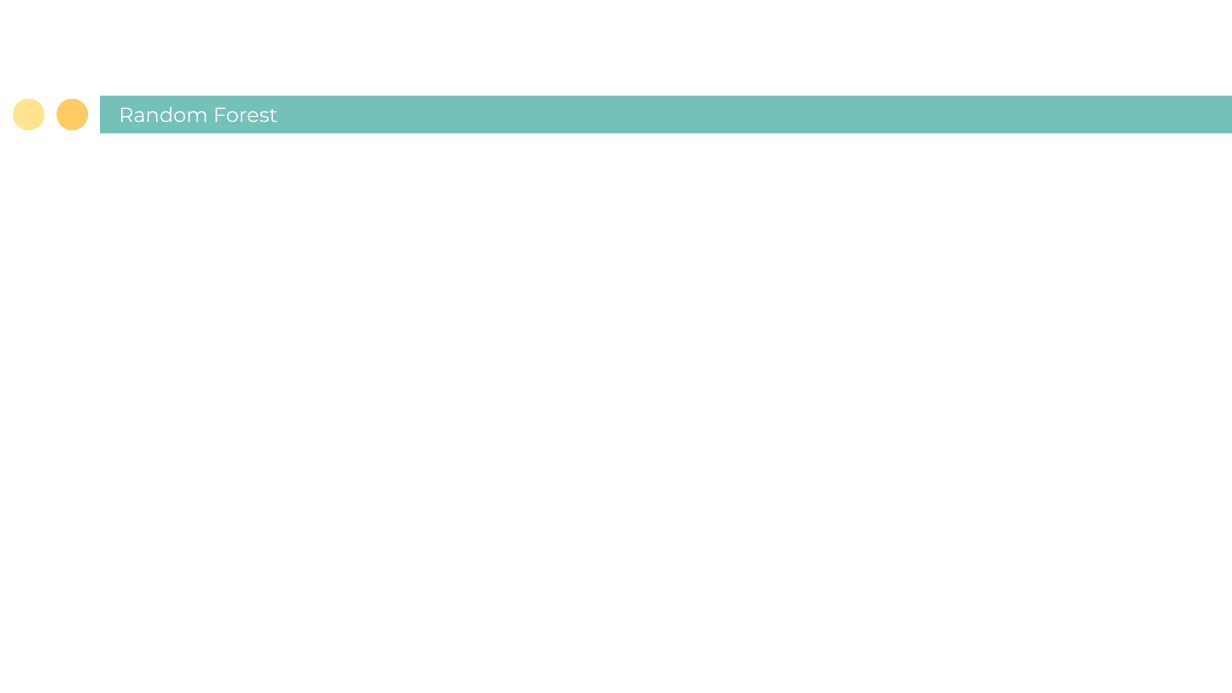
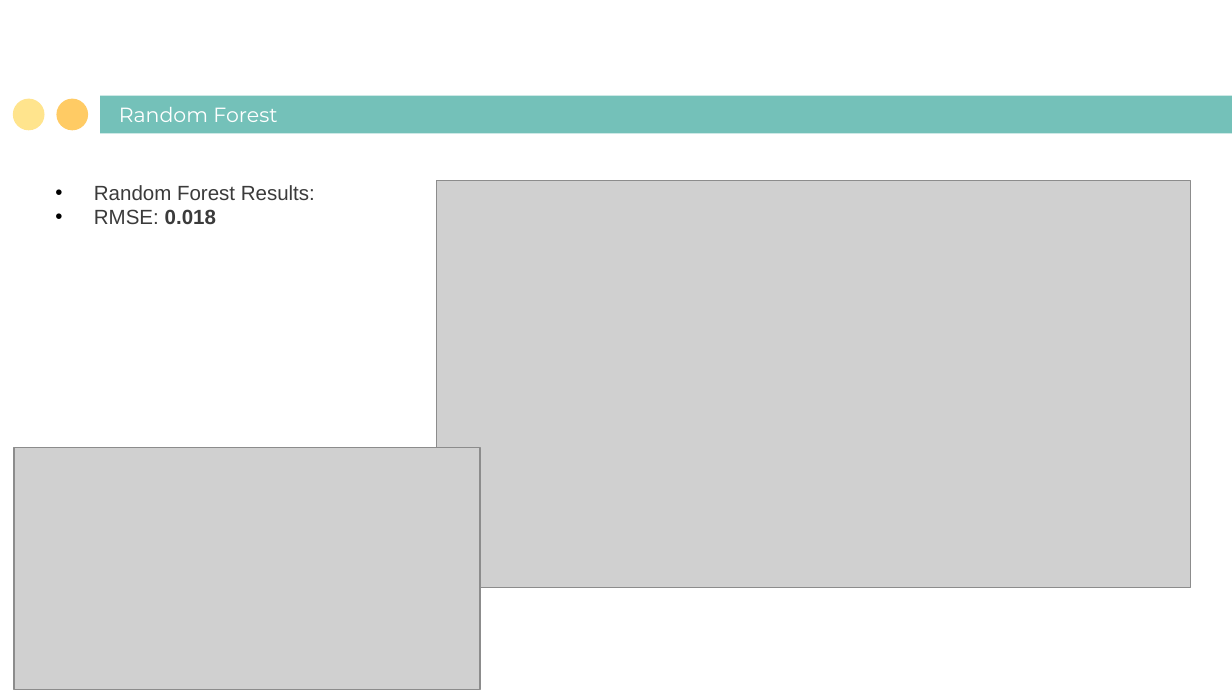
Before and after one commit to NickSager/DS_6372_Ames2, a slide deck: slide 21 of MSDS 6372 Project 1.pptx. Drawn at 1232x693 pixels with LibreOffice and Linux fonts; fonts in the diff are those of the drawing; grey boxes stand for pictures. Boxes give left, top, right and bottom in pixels: in the first picture for what was removed or moved away, otherwise in the second. Text is boxed around its words. In the diff, an @@ line names an element or a change of style, - is before the commit and + after.

```diff
--- a/MSDS 6372 Project 1.pptx
+++ b/MSDS 6372 Project 1.pptx
@@ text added at (x1=94, y1=185, x2=315, y2=224), 12 pt, text #3B3B3B @@
+• Random Forest Results:
+• RMSE: 0.018
@@ picture added at (x1=437, y1=180, x2=1191, y2=586) @@
@@ picture added at (x1=14, y1=447, x2=479, y2=690) @@
```
Also in this commit, not shown: 1 other slide changed.
